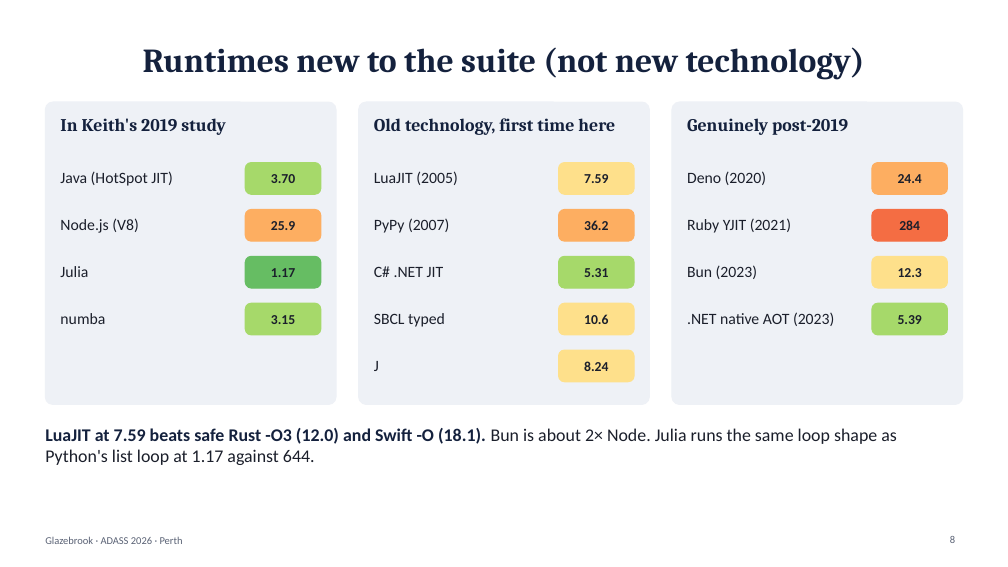
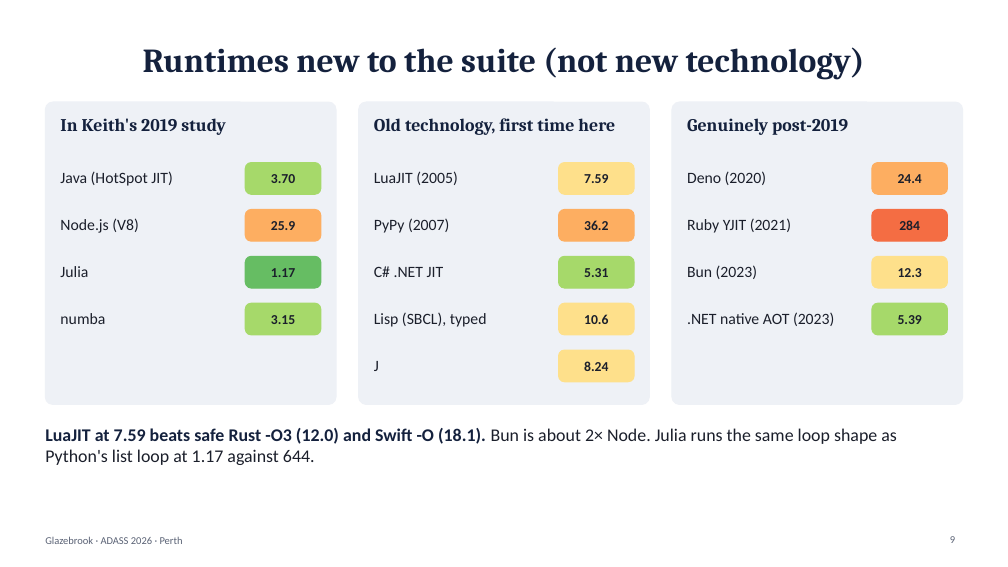
Before and after one commit to karlglazebrook/ADASS2026, a slide deck: slide 9 of talk/ADASS2026-talk.pptx (slide 8 before the commit). Drawn at 1008x567 pixels with LibreOffice and Linux fonts; fonts in the diff are those of the drawing. Boxes give left, top, right and bottom in pixels: in the first picture for what was removed or moved away, otherwise in the second. Text is boxed around its words. In the diff, an @@ line names an element or a change of style, - is before the commit and + after.

```diff
--- a/talk/ADASS2026-talk.pptx
+++ b/talk/ADASS2026-talk.pptx
@@ text at [374, 313, 487, 327]: text changed @@
-SBCL typed
+Lisp (SBCL), typed
```
Also in this commit, not shown: 8 other slides changed, 2 slides added, 1 slide removed, 4 other files.
